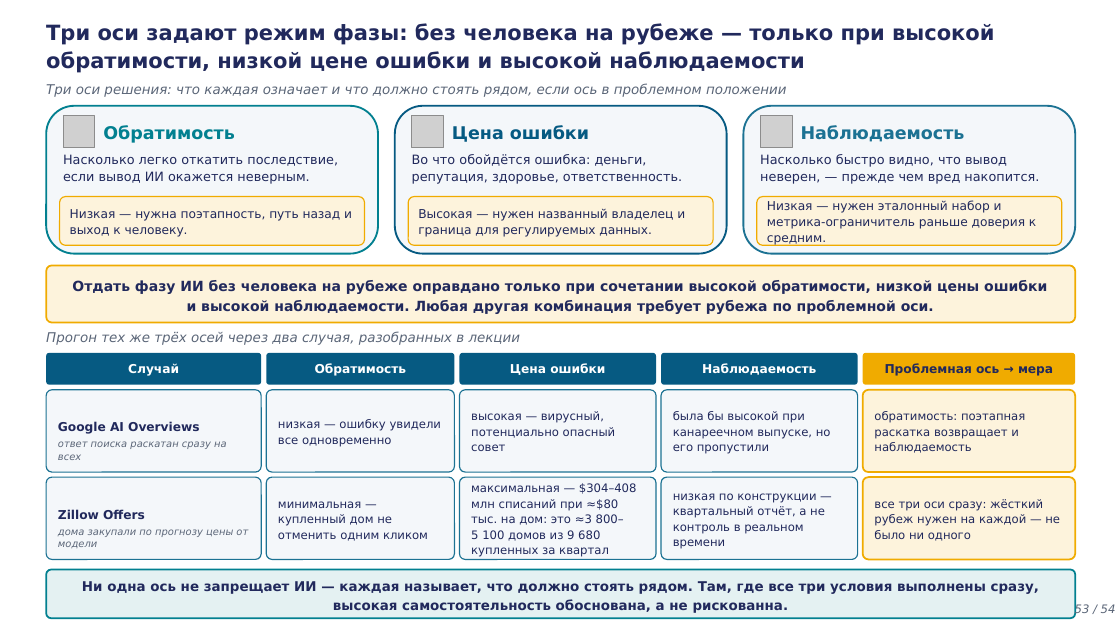
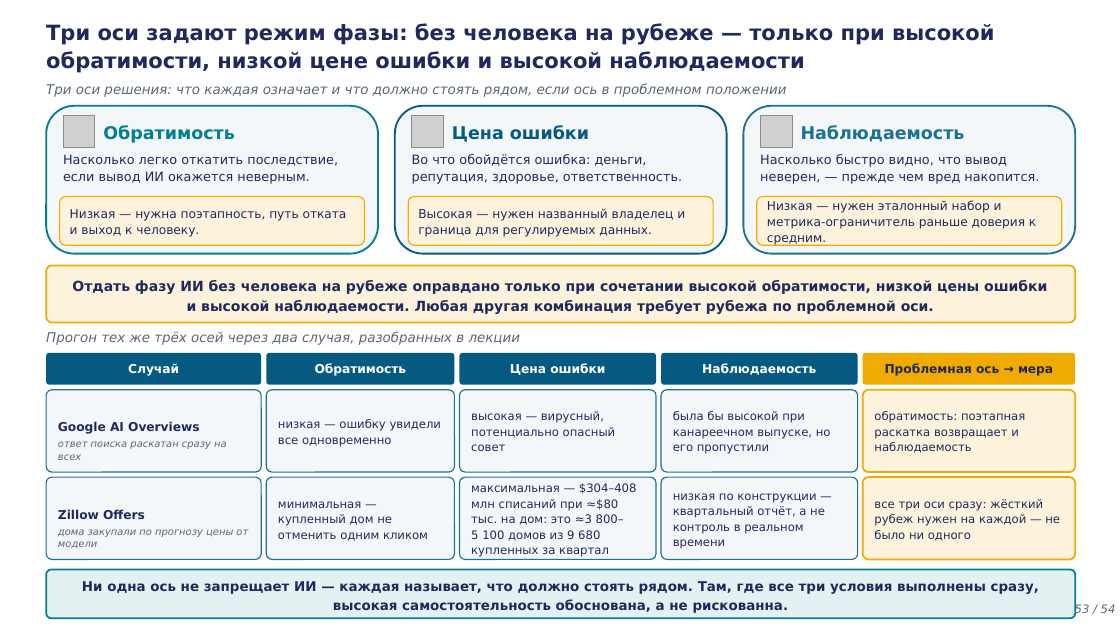
Before and after one commit to tellina-study/AI-usage-lessons, a slide deck: slide 53 of library/lectures/lec-05/rendered/lec-05.pptx. Drawn at 1120x630 pixels with LibreOffice and Linux fonts; fonts in the diff are those of the drawing; grey boxes stand for pictures. Boxes give left, top, right and bottom in pixels: in the first picture for what was removed or moved away, otherwise in the second. Text is boxed around its words. In the diff, an @@ line names an element or a change of style, - is before the commit and + after.

```diff
--- a/library/lectures/lec-05/rendered/lec-05.pptx
+++ b/library/lectures/lec-05/rendered/lec-05.pptx
@@ text at [70, 209, 347, 237]: text changed @@
-Низкая — нужна поэтапность, путь назад и выход к человеку.
+Низкая — нужна поэтапность, путь отката и выход к человеку.
```
Also in this commit, not shown: 1 other slide changed, 10 other files.
